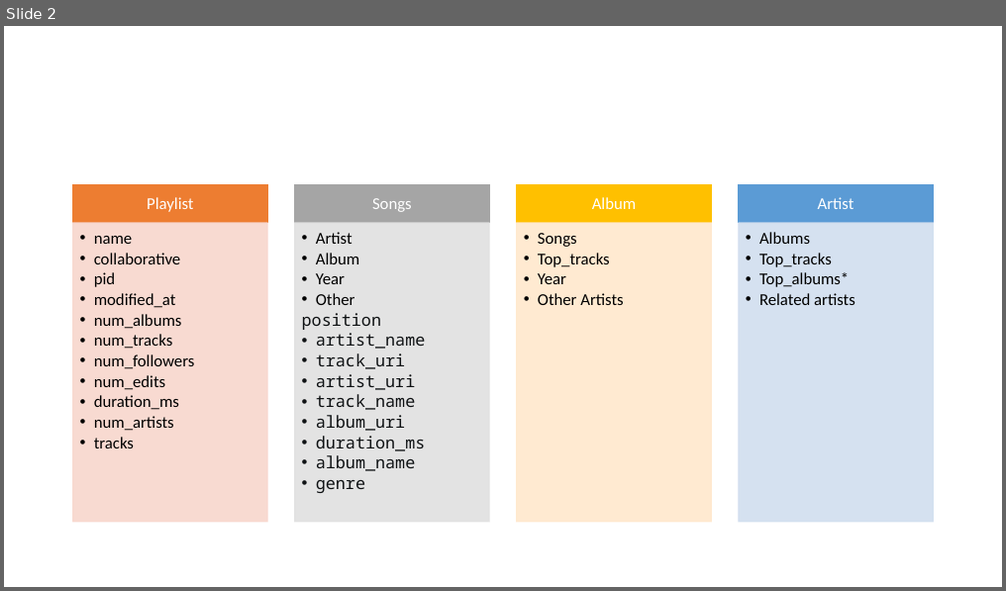
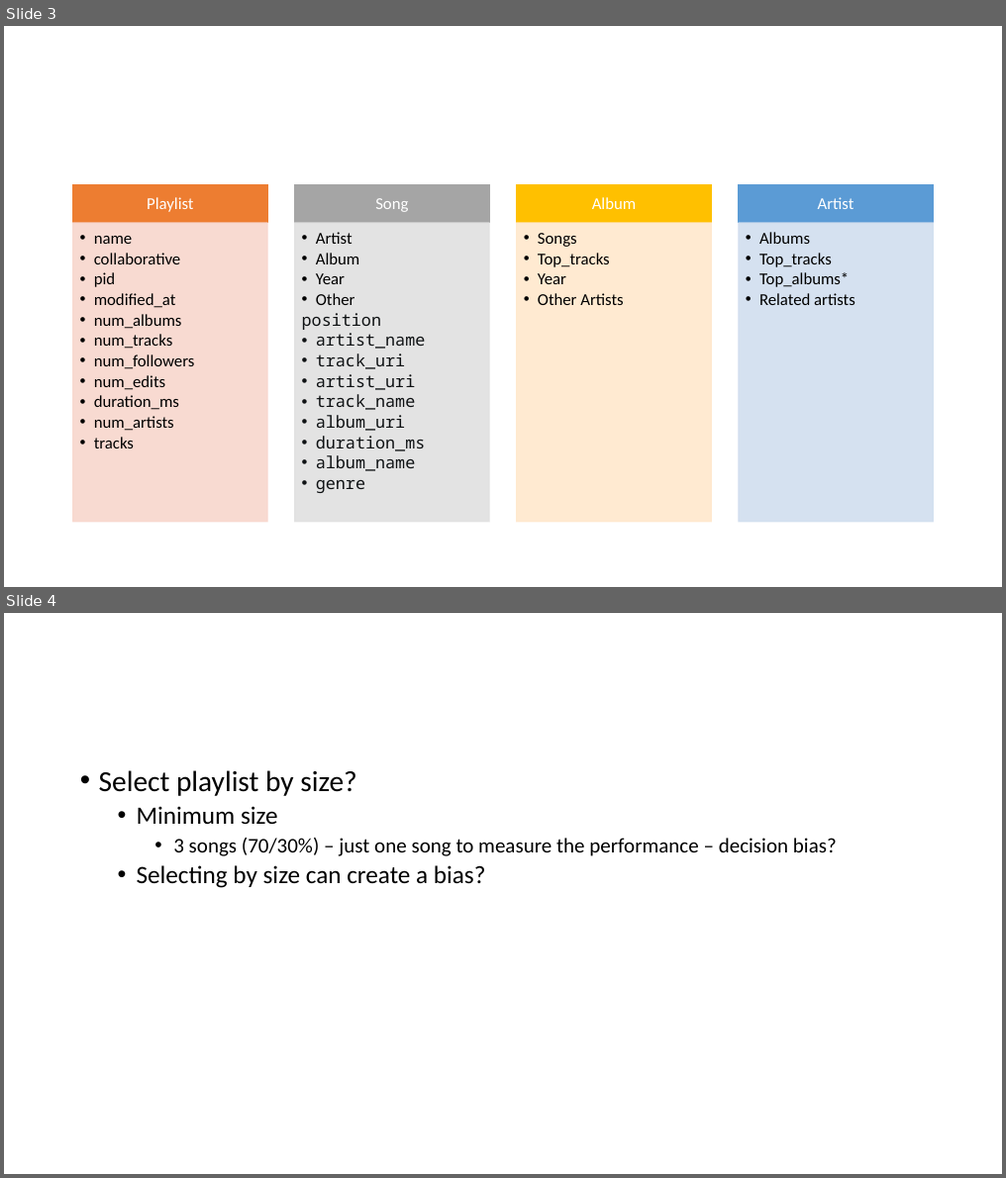
Before and after one commit to MarceloAlvesPereira/Follow_the_beat, a slide deck: Spotify.pptx. Shown one above the other, each under a label of ours: slide 2 before the commit, slides 3 and 4 after it. The pictures are 1006x591 and 1006x1178 pixels, drawn with LibreOffice and Linux fonts; fonts in the diff are those of the drawing. Boxes give left, top, right and bottom in pixels: in the first picture for what was removed or moved away, otherwise in the second. Text is boxed around its words. In the diff, an @@ line names an element or a change of style, - is before the commit and + after.

```diff
--- a/Spotify.pptx
+++ b/Spotify.pptx
@@ slide 4 added at [4,613,1002,1174], background #FFFFFF @@
@@ text added at [99,770,837,888], 20 pt, text #000000 @@
+• Select playlist by size?
+  • Minimum size
+    • 3 songs (70/30%) – just one song to measure the performance – decision bias?
+  • Selecting by size can create a bias?
@@ what was slide 2 is now slide 3 @@
@@ slide 3 changed as well @@
@@ text at [375,198,408,212]: text changed @@
-Songs
+Song
```
Also in this commit, not shown: 1 other slide changed, 1 slide removed.
